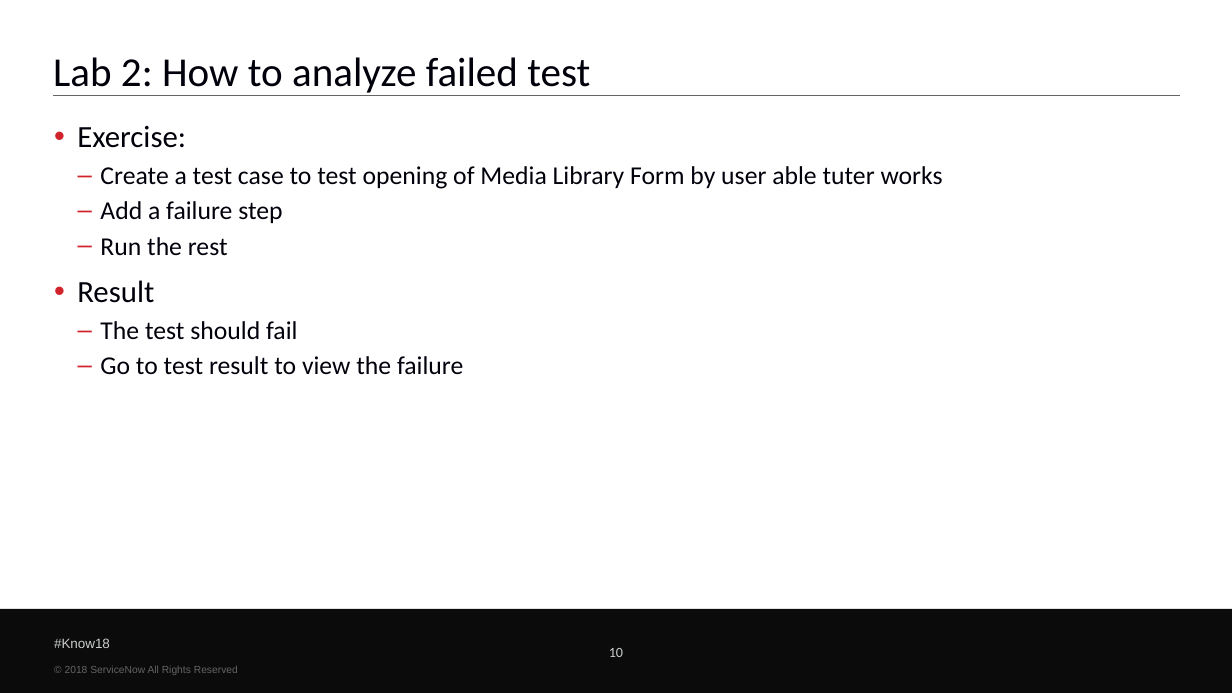
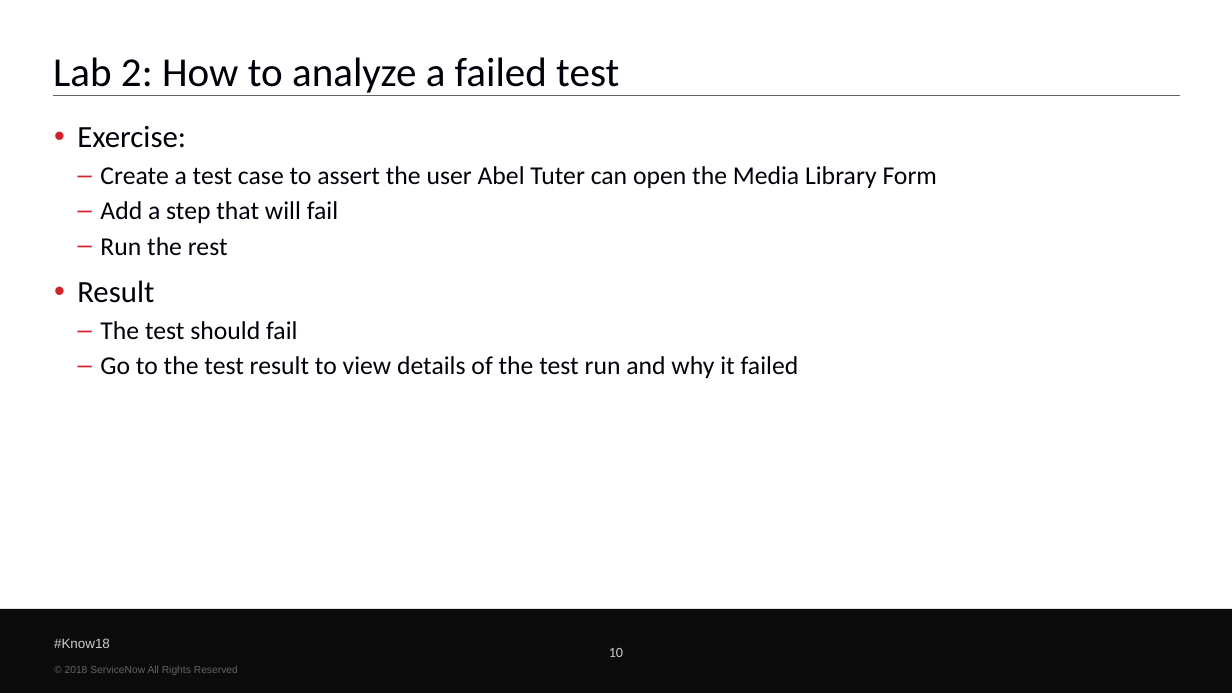
Before and after one commit to bsweets/CustomRobots, a slide deck: slide 10 of CC18 ATF.pptx. Drawn at 1232x693 pixels with LibreOffice and Linux fonts; fonts in the diff are those of the drawing; background and template pictures are left out. Boxes give left, top, right and bottom in pixels: in the first picture for what was removed or moved away, otherwise in the second. Text is boxed around its words. In the diff, an @@ line names an element or a change of style, - is before the commit and + after.

```diff
--- a/CC18 ATF.pptx
+++ b/CC18 ATF.pptx
@@ title at (x1=53, y1=57, x2=619, y2=96): text changed @@
-Lab 2: How to analyze failed test
+Lab 2: How to analyze a failed test
@@ text at (x1=100, y1=166, x2=937, y2=223): text changed @@
-  – Create a test case to test opening of Media Library Form by user able tuter works
-  – Add a failure step
+  – Create a test case to assert the user Abel Tuter can open the Media Library Form
+  – Add a step that will fail
@@ text at (x1=100, y1=356, x2=799, y2=378): text changed @@
-  – Go to test result to view the failure
+  – Go to the test result to view details of the test run and why it failed
```
Also in this commit, not shown: 6 other slides changed, 2 other files.
